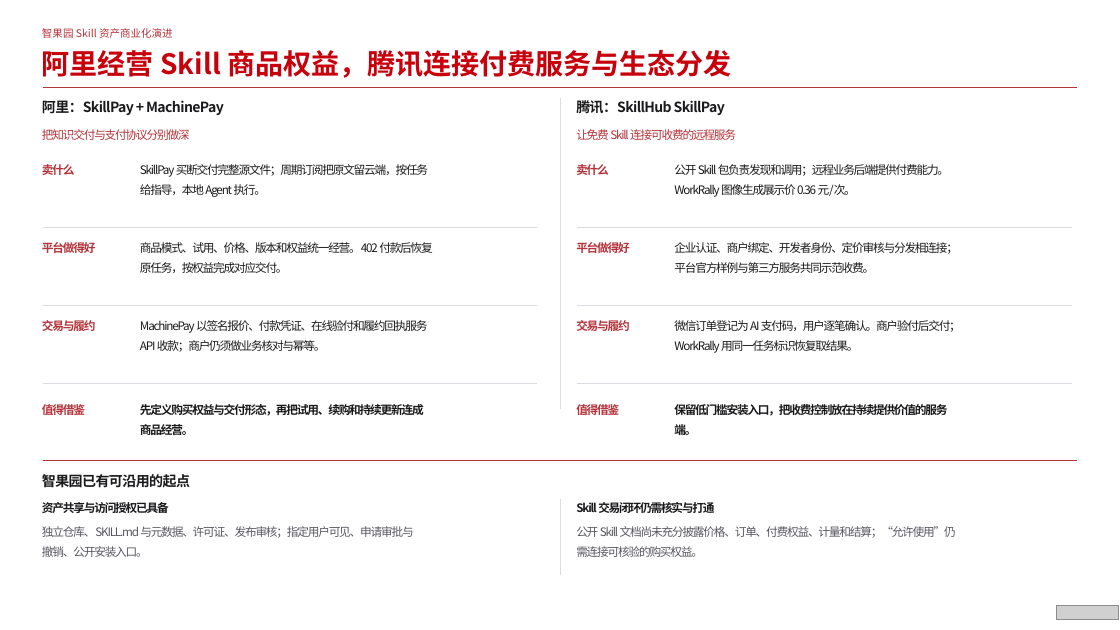
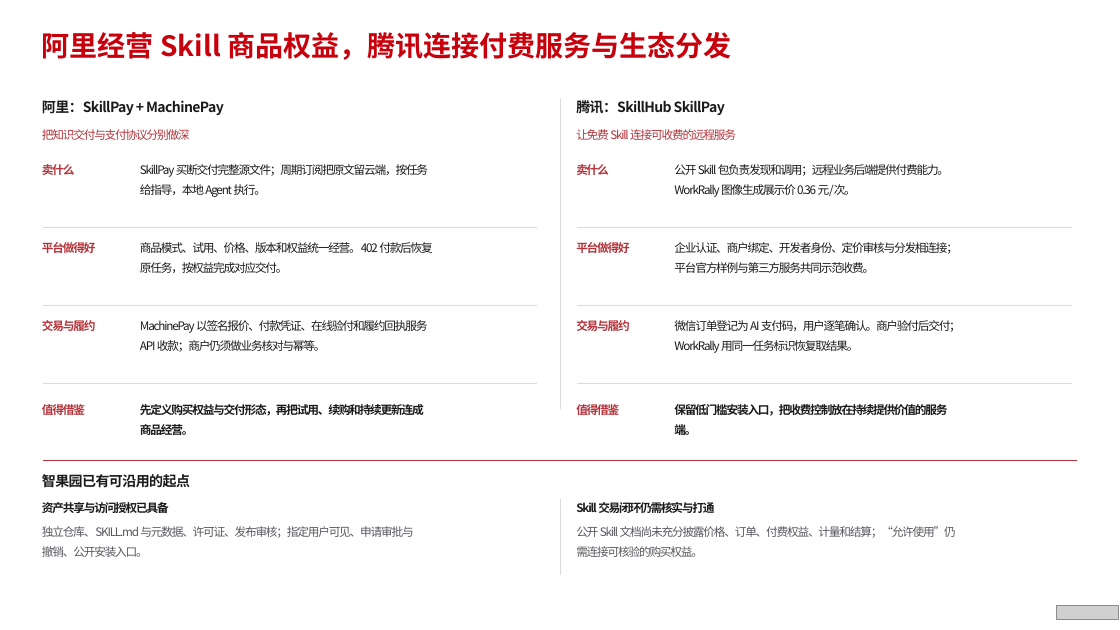
Before and after one commit to lzyu/skill-research-ppt, a slide deck: slide 19 of skill-final-v1.pptx. Drawn at 1120x630 pixels with LibreOffice and Linux fonts; fonts in the diff are those of the drawing; grey boxes stand for pictures. Boxes give left, top, right and bottom in pixels: in the first picture for what was removed or moved away, otherwise in the second. Text is boxed around its words. In the diff, an @@ line names an element or a change of style, - is before the commit and + after.

Commit message:
Refine Skill lifecycle page and Zhiguoyuan example

```diff
--- a/skill-final-v1.pptx
+++ b/skill-final-v1.pptx
@@ text "阿里经营 Skill 商品权益，腾讯连接付费服务与生态分发": place and size @@
-text "阿里经营 Skill 商品权益，腾讯连接付费服务与生态分发" at [42,50,731,78]
+text "阿里经营 Skill 商品权益，腾讯连接付费服务与生态分发" at [42,32,731,60]
@@ text removed at [42,28,173,38] @@
-智果园 Skill 资产商业化演进
@@ line removed from (43, 88) to (1078, 88) @@
```
Also in this commit, not shown: 18 other slides changed, 1 slide added, 1 slide removed, 5 other files.
